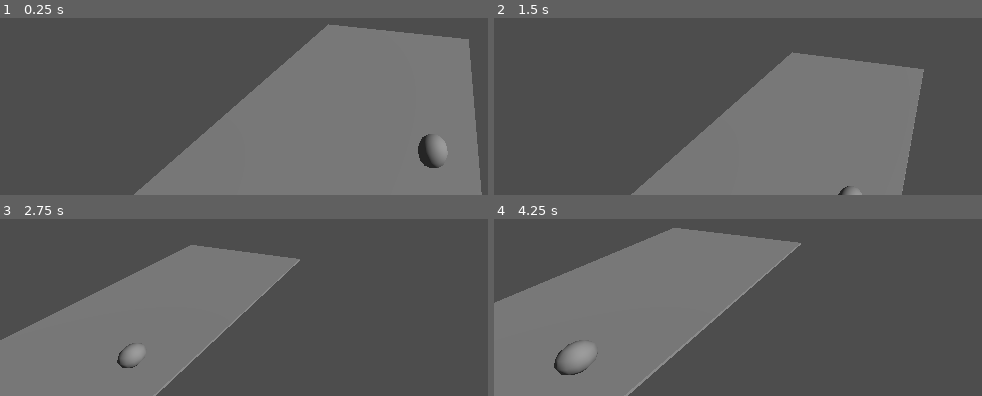
Above: before the commit, frames 1-4 (two rows, left to right).
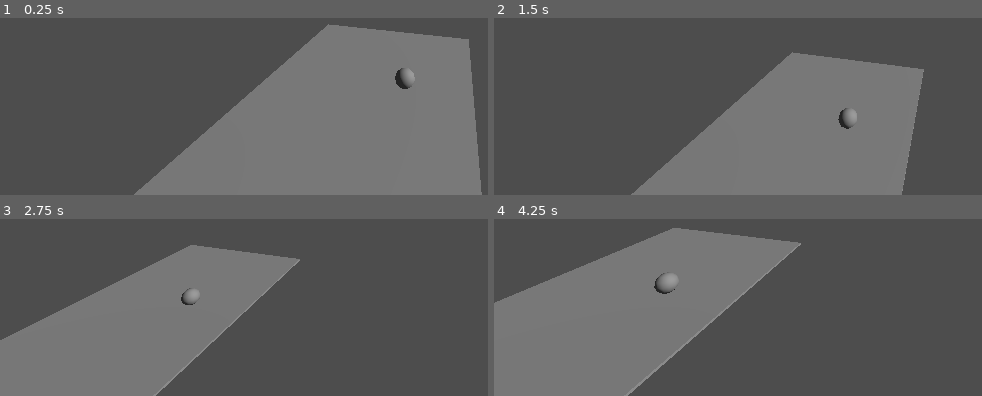
Above: after the commit, the same moments.

Repository: TimurBysky/GOAP-Test
Game: Godot game, scene res://board.tscn
Same seed, same stepped clock (60 frames per second), same inputs: the game is played once before the commit and once after it.
Inputs (mouse positions are in pixels of both pictures, inside the frame that each line leads up to):
- Up to frame 1 (0.25 s): no input
- Up to frame 2 (1.5 s): tap Enter at 0.5 s; move the mouse to (outside the picture) at 0.52 s; hold D 0.53-1.28 s; hold E 0.53-1.28 s; click (outside the picture) at 0.67 s; move the mouse to (outside the picture) at 1.27 s; hold S from 1.28 s (still down); tap Q at 1.35 s; click (outside the picture) at 1.42 s
- Up to frame 3 (2.75 s): move the mouse to (outside the picture) at 2.02 s; release S at 2.03 s; hold D from 2.03 s (still down); hold Shift from 2.03 s (still down); click (outside the picture) at 2.17 s
- Up to frame 4 (4.25 s): move the mouse to (855, 261) at 2.77 s; release D at 2.78 s; release Shift at 2.78 s; hold W 2.78-3.53 s; tap E at 2.85 s; click (855, 261) at 2.92 s; move the mouse to (outside the picture) at 3.52 s; hold A from 3.53 s (still down); hold Q from 3.53 s (still down); click (outside the picture) at 3.67 s

The runs differ from the first frame. In frame 1, 0.8% of the frame differs, in the area x 80-92%, y 28-85%; in frame 2, 0.3%; in frame 3, 0.4%; in frame 4, 0.7%.
Error before the commit: Invalid type in function 'get_node' in base 'Node3D (navigation_manager.gd)'. Cannot convert argument 1 from Nil to NodePath. (res://navigation_manager.gd:6)

Commit message:
Редактирование сцены

Diff:
--- a/board.tscn
+++ b/board.tscn
@@ -6,8 +6,8 @@
 
 [sub_resource type="Environment" id="Environment_4mug4"]
 
-[sub_resource type="NavigationMesh" id="NavigationMesh_4mug4"]
-vertices = PackedVector3Array(-4.6528, -0.00346345, -5.92026, -4.6528, -0.00346345, 3.57974, 11.0972, -0.00346345, 3.57974, 11.0972, -0.00346345, -5.92026)
+[sub_resource type="NavigationMesh" id="NavigationMesh_8l818"]
+vertices = PackedVector3Array(-4.6528, -0.00346363, -5.92027, -4.6528, -0.00346363, 3.57973, 11.0972, -0.00346363, 3.57973, 11.0972, -0.00346363, -5.92027)
 polygons = [PackedInt32Array(3, 2, 0), PackedInt32Array(0, 2, 1)]
 
 [node name="Board" type="Node3D"]
@@ -19,17 +19,19 @@
 transform = Transform3D(1, 0, 0, 0, 0.813223, 0.581953, 0, -0.581953, 0.813223, 0, 10.0657, 0)
 
 [node name="NavigationRegion3D" type="NavigationRegion3D" parent="."]
-navigation_mesh = SubResource("NavigationMesh_4mug4")
+navigation_mesh = SubResource("NavigationMesh_8l818")
 
 [node name="CSGBox3D" type="CSGBox3D" parent="NavigationRegion3D"]
 transform = Transform3D(1, 0, 0, 0, 1, 0.000541052, 0, -0.000541052, 1, 3.2232, -0.445425, -1.12934)
 size = Vector3(16.752, 0.110352, 10.5818)
 
-[node name="agent" parent="." instance=ExtResource("1_p0ybc")]
-transform = Transform3D(1, 0, 0, 0, 1, 0, 0, 0, 1, 0, 0.76084, 2.52645)
+[node name="SimpleAgent" parent="." instance=ExtResource("1_p0ybc")]
+transform = Transform3D(1, 0, 0, 0, 1, 0, 0, 0, 1, 4.61998, 0.301559, 0.803166)
 
 [node name="NavigationManager" type="Node3D" parent="."]
 script = ExtResource("2_8l818")
+camera_path = NodePath("../Camera3D")
+character_bot_path = NodePath("../SimpleAgent")
 
 [node name="Camera3D" type="Camera3D" parent="."]
 transform = Transform3D(0.192439, 0.195343, -0.96167, 0.0281027, 0.978488, 0.204383, 0.980907, -0.0663567, 0.18281, -8.25271, 8.45019, 2.81912)
--- a/navigation_manager.gd
+++ b/navigation_manager.gd
@@ -19,7 +19,7 @@
 
 		if collision.has("position"):
 			set_character_movement_target(collision.get("position"))
-
+			print("collision")
 
 func set_character_movement_target(target: Vector3) -> void:
 	character_bot.set_movement_target(target)
--- a/simple_agent.gd
+++ b/simple_agent.gd
@@ -19,6 +19,7 @@
 
 	var next_path_position: Vector3 = navigation_agent.get_next_path_position()
 	var new_velocity: Vector3 = global_position.direction_to(next_path_position) * movement_speed
+
 	if navigation_agent.avoidance_enabled:
 		navigation_agent.set_velocity(new_velocity)
 	else:
--- a/simple_agent.tscn
+++ b/simple_agent.tscn
@@ -4,12 +4,14 @@
 
 [sub_resource type="SphereShape3D" id="SphereShape3D_kgjyi"]
 
-[node name="agent" type="CharacterBody3D"]
+[node name="SimpleAgent" type="CharacterBody3D"]
 script = ExtResource("1_as04k")
 
 [node name="CSGSphere3D" type="CSGSphere3D" parent="."]
+transform = Transform3D(1, 0, 0, 0, 1, 0, 0, 0, 1, 0, 0.0170471, 0)
 
 [node name="CollisionShape3D" type="CollisionShape3D" parent="."]
+transform = Transform3D(1, 0, 0, 0, 1, 0, 0, 0, 1, 0, 0.0127531, 0)
 shape = SubResource("SphereShape3D_kgjyi")
 
 [node name="NavigationAgent3D" type="NavigationAgent3D" parent="."]
